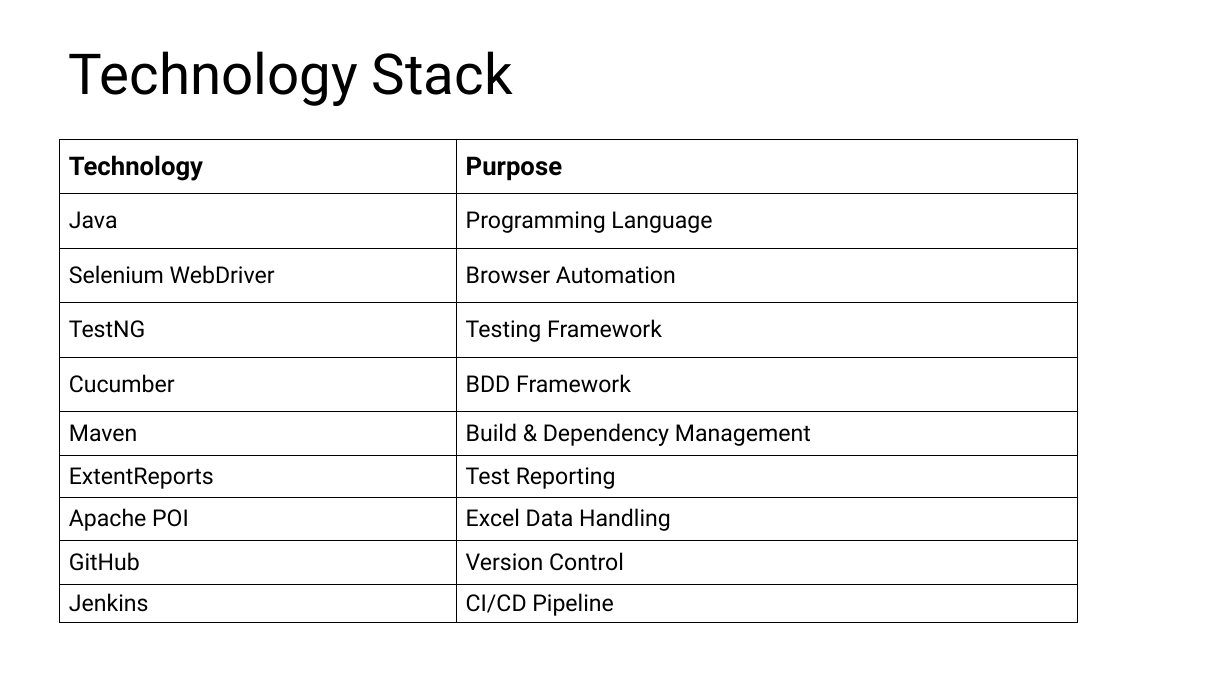
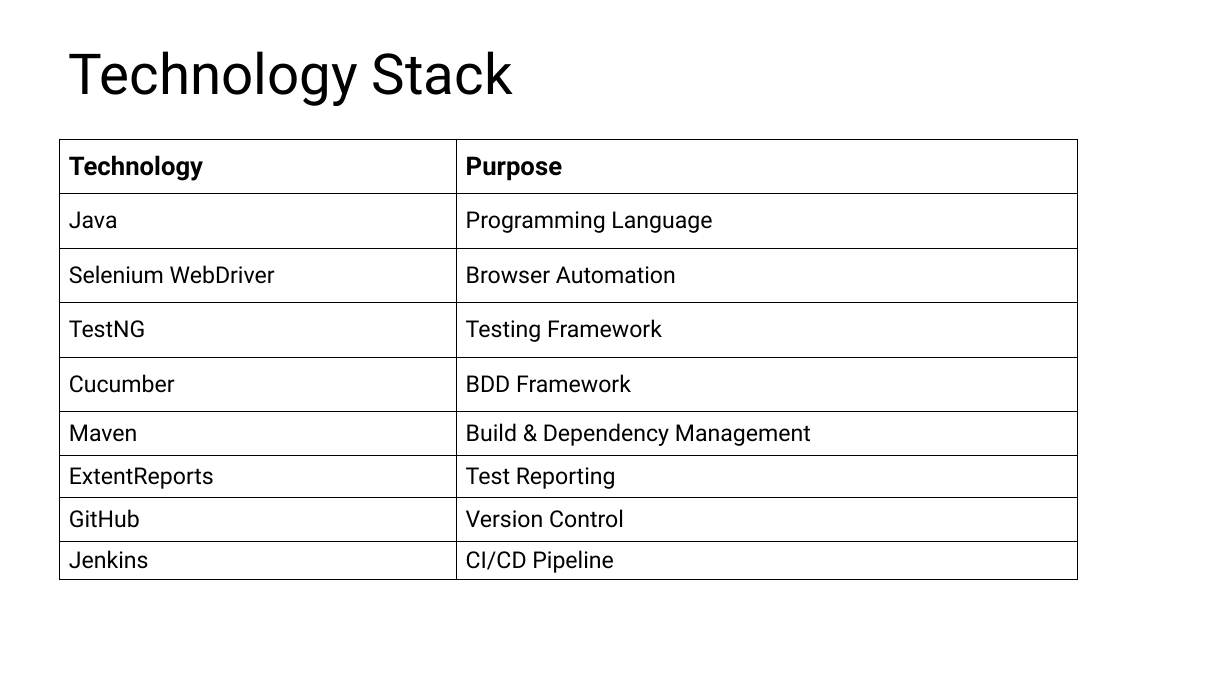
Before and after one commit to sahuljr7/Capstone-Project, a slide deck: slide 5 of PPT.pptx. Drawn at 1232x693 pixels with LibreOffice and Linux fonts; fonts in the diff are those of the drawing. Boxes give left, top, right and bottom in pixels: in the first picture for what was removed or moved away, otherwise in the second. Text is boxed around its words. In the diff, an @@ line names an element or a change of style, - is before the commit and + after.

Commit message:
ppt updated

```diff
--- a/PPT.pptx
+++ b/PPT.pptx
@@ table at bbox=[60, 140, 1080, 580] @@
-row 8: Apache POI | Excel Data Handling
```
Also in this commit, not shown: 1 other file.
